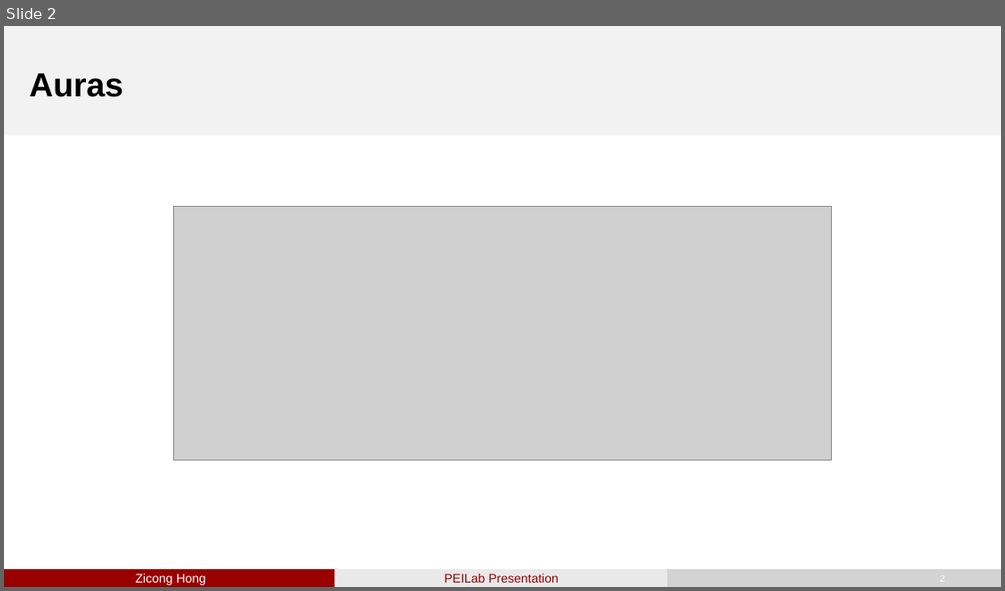
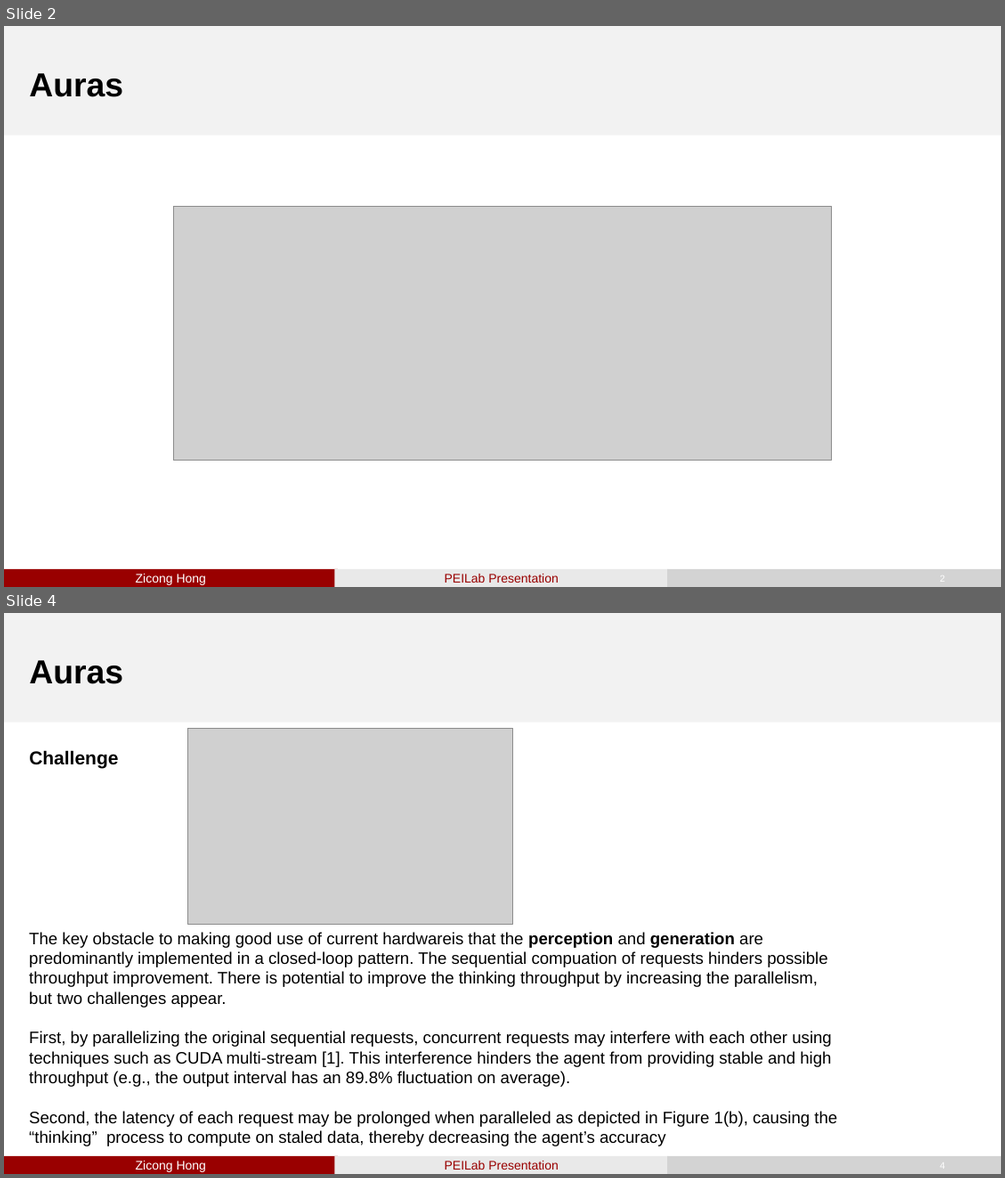
Before and after one commit to jjL357/Paper-Notes, a slide deck: Agent/PEILab-20250916 Boosting Embodied AI Agents through.pptx. Shown one above the other, each under a label of ours: slide 2 before the commit, slides 2 and 4 after it; the slides between them are not shown. The pictures are 1005x591 and 1005x1178 pixels, drawn with LibreOffice and Linux fonts; fonts in the diff are those of the drawing; grey boxes stand for pictures. Boxes give left, top, right and bottom in pixels: in the first picture for what was removed or moved away, otherwise in the second. Text is boxed around its words. In the diff, an @@ line names an element or a change of style, - is before the commit and + after.

```diff
--- a/Agent/PEILab-20250916 Boosting Embodied AI Agents through.pptx
+++ b/Agent/PEILab-20250916 Boosting Embodied AI Agents through.pptx
@@ slide 4 added at [4, 613, 1001, 1174], background #FFFFFF; not listed: 5 template elements that a slide beside it also shows @@
@@ title added at [29, 660, 123, 684], 32 pt, text #000000, bold @@
+Auras
@@ picture added at [188, 729, 513, 925] @@
@@ text added at [29, 750, 118, 768], 18 pt, text #000000, bold @@
+Challenge
@@ text added at [29, 932, 837, 1146], 16 pt, text #000000 @@
+The key obstacle to making good use of current hardwareis that the perception and generation are predominantly implemented in a closed-loop pattern. The sequential compuation of requests hinders possible throughput improvement. There is potential to improve the thinking throughput by increasing the parallelism, but two challenges appear.
+First, by parallelizing the original sequential requests, concurrent requests may interfere with each other using techniques such as CUDA multi-stream [1]. This interference hinders the agent from providing stable and high throughput (e.g., the output interval has an 89.8% fluctuation on average).
+Second, the latency of each request may be prolonged when paralleled as depicted in Figure 1(b), causing the “thinking” process to compute on staled data, thereby decreasing the agent’s accuracy
```
Also in this commit, not shown: 2 slides changed, 2 other slides added, 2 slides removed, 2 other files.
